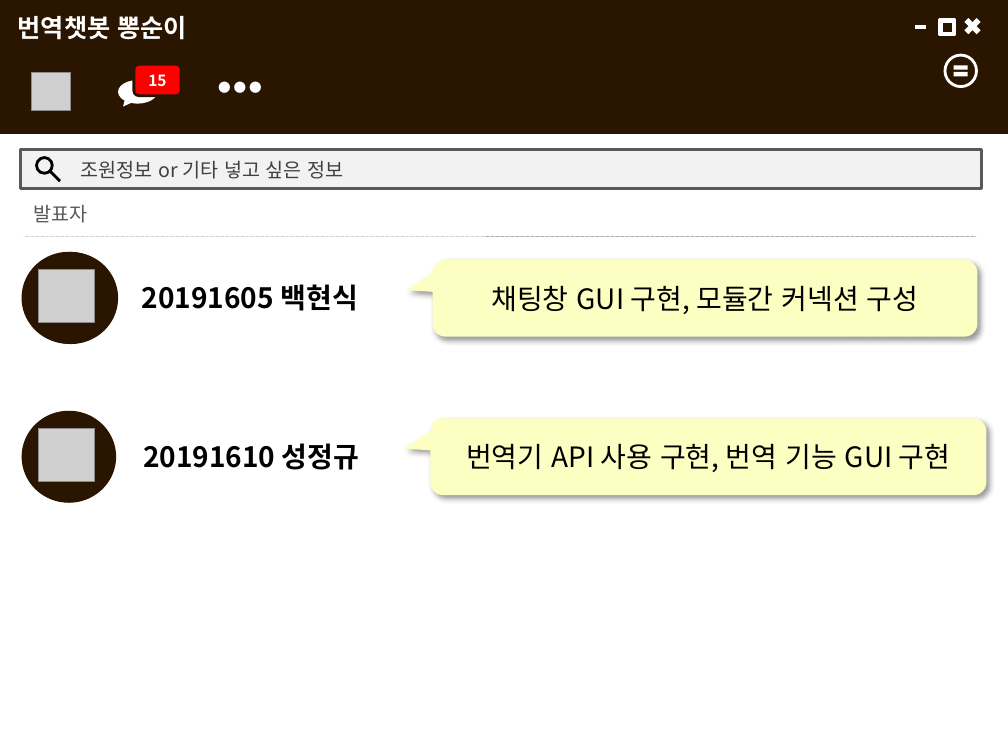
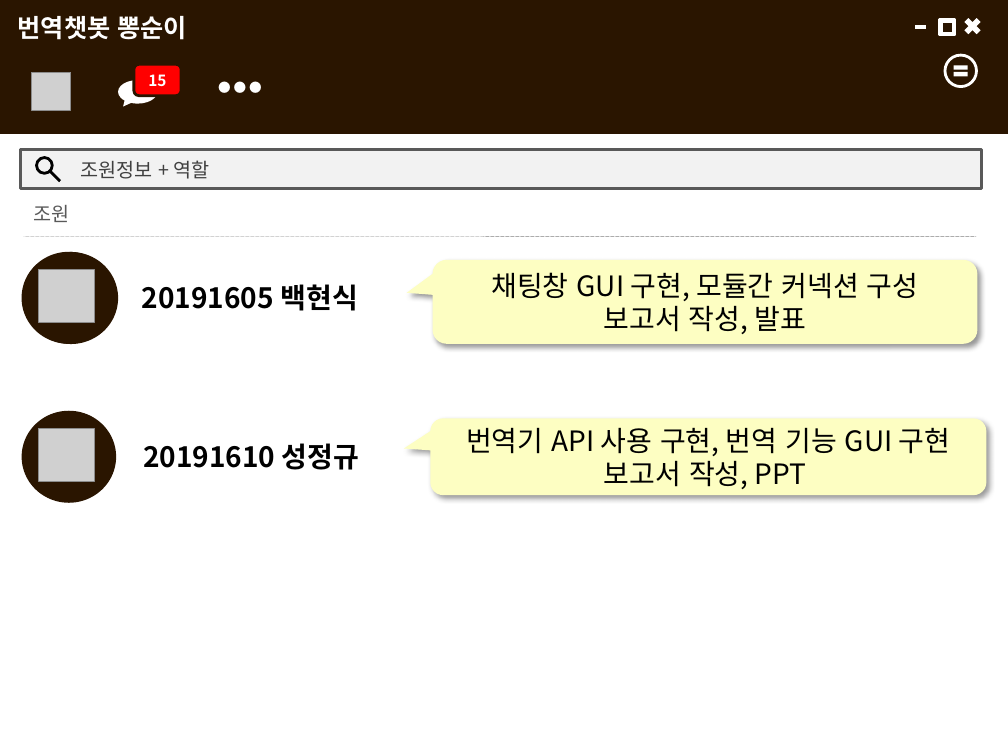
Before and after one commit to seongjeongkyu/SP_AD_Project, a slide deck: slide 2 of AD 프로젝트 발표자료.pptx. Drawn at 1008x756 pixels with LibreOffice and Linux fonts; fonts in the diff are those of the drawing; grey boxes stand for pictures. Boxes give left, top, right and bottom in pixels: in the first picture for what was removed or moved away, otherwise in the second. Text is boxed around its words. In the diff, an @@ line names an element or a change of style, - is before the commit and + after.

Commit message:
AD_Project

```diff
--- a/AD 프로젝트 발표자료.pptx
+++ b/AD 프로젝트 발표자료.pptx
@@ text at [81,160,210,179]: text changed @@
-조원정보 or 기타 넣고 싶은 정보
+조원정보 + 역할
@@ text at [33,205,69,222]: text changed @@
-발표자
+조원
@@ rounded speech box "채팅창 GUI 구현, 모듈간 커넥션 ...": place and size @@
-rounded speech box "채팅창 GUI 구현, 모듈간 커넥션 ..." at [432,260,977,337]
+rounded speech box "채팅창 GUI 구현, 모듈간 커넥션 ..." at [432,260,977,344]
@@ text in rounded speech box at [604,305,807,334]: paragraph added @@
+보고서 작성, 발표
@@ text in rounded speech box at [604,460,807,489]: paragraph added @@
+보고서 작성, PPT
```
